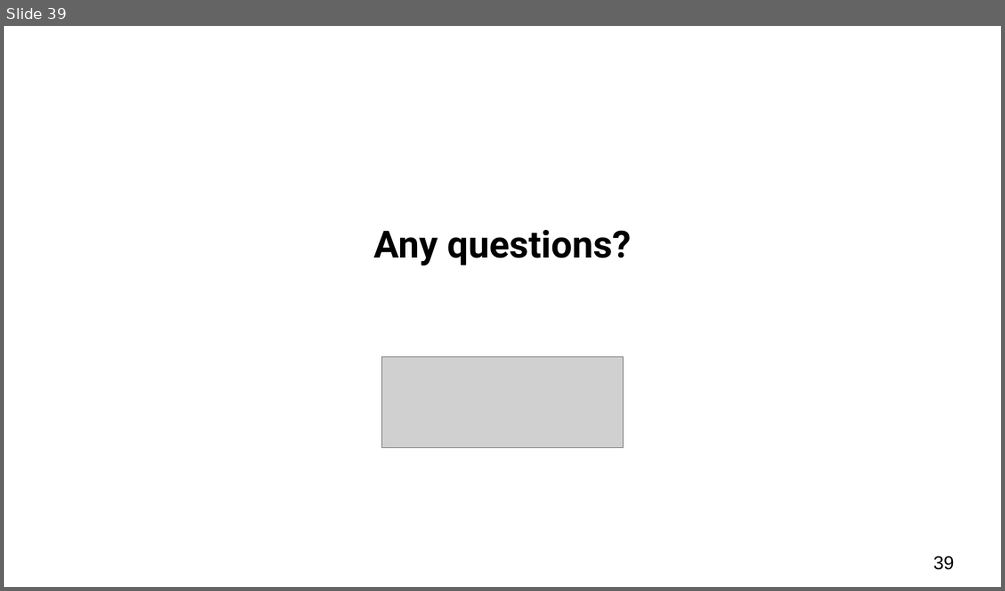
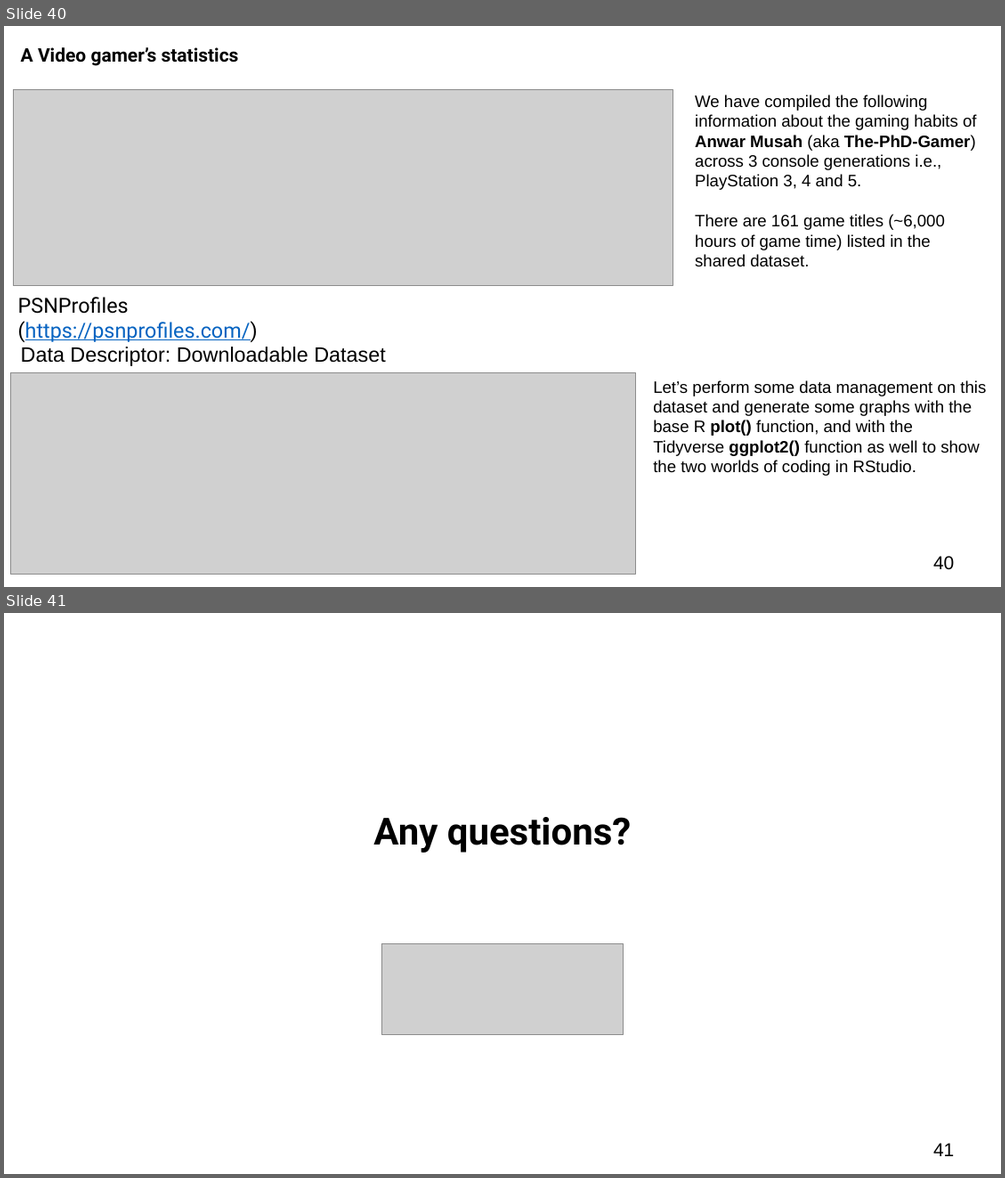
Before and after one commit to UCLPG-MSC-SGDS/POLS0008, a slide deck: Lecture_notes_ppts/POLS0008-2022-23 Week 3 Examining Data II.pptx. Shown one above the other, each under a label of ours: slide 39 before the commit, slides 40 and 41 after it. The pictures are 1005x591 and 1005x1178 pixels, drawn with LibreOffice and Linux fonts; fonts in the diff are those of the drawing; grey boxes stand for pictures. Boxes give left, top, right and bottom in pixels: in the first picture for what was removed or moved away, otherwise in the second. Text is boxed around its words. In the diff, an @@ line names an element or a change of style, - is before the commit and + after.

```diff
--- a/Lecture_notes_ppts/POLS0008-2022-23 Week 3 Examining Data II.pptx
+++ b/Lecture_notes_ppts/POLS0008-2022-23 Week 3 Examining Data II.pptx
@@ slide 40 added at box(4, 26, 1001, 587), background #FFFFFF @@
@@ text added at box(21, 47, 239, 66), 18 pt, text #000000, bold @@
+A Video gamer’s statistics
@@ picture added at box(13, 89, 673, 285) @@
@@ text added at box(695, 95, 977, 267), 16 pt, text #000000 @@
+We have compiled the following information about the gaming habits of Anwar Musah (aka The-PhD-Gamer) across 3 console generations i.e., PlayStation 3, 4 and 5.
+There are 161 game titles (~6,000 hours of game time) listed in the shared dataset.
@@ text added at box(18, 297, 258, 342), 20 pt, text #0563C1, underline @@
+PSNProfiles (https://psnprofiles.com/)
@@ text added at box(21, 346, 385, 366), 20 pt, text #000000 @@
+Data Descriptor: Downloadable Dataset
@@ picture added at box(11, 373, 636, 574) @@
@@ text added at box(653, 380, 986, 475), 16 pt, text #000000 @@
+Let’s perform some data management on this dataset and generate some graphs with the base R plot() function, and with the Tidyverse ggplot2() function as well to show the two worlds of coding in RStudio.
@@ page number added at box(933, 556, 954, 570), 18 pt, text #000000 @@
+40
@@ what was slide 39 is now slide 41 @@
@@ page number at box(933, 1143, 954, 1156): text changed @@
-39
+41
```
Also in this commit, not shown: 8 slides changed, 1 other slide added, 6 other files.
